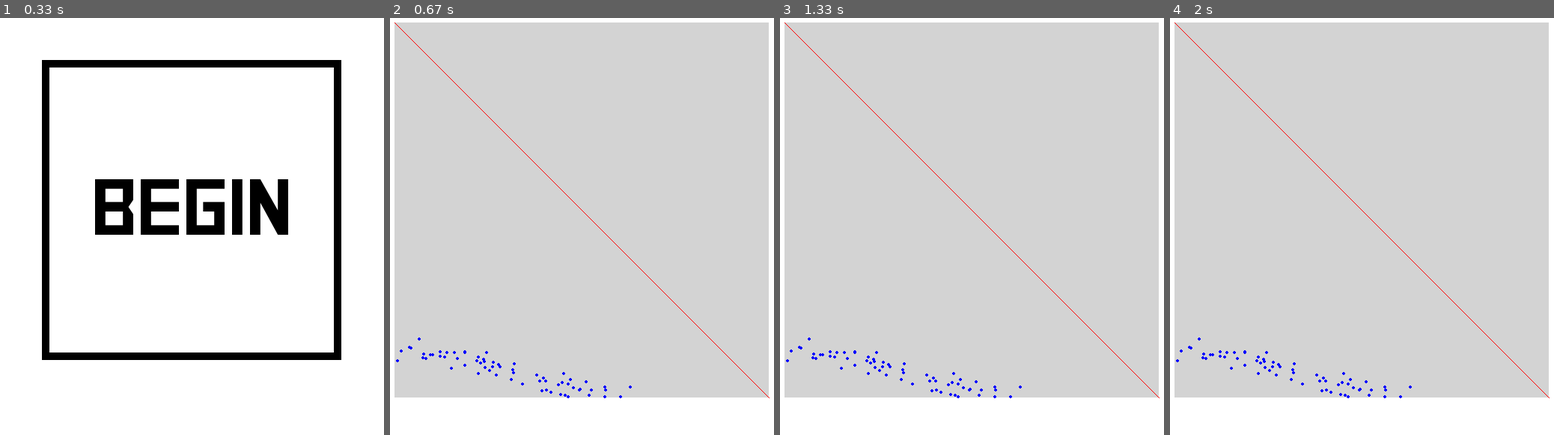
Above: before the commit, frames 1-4 (left to right).
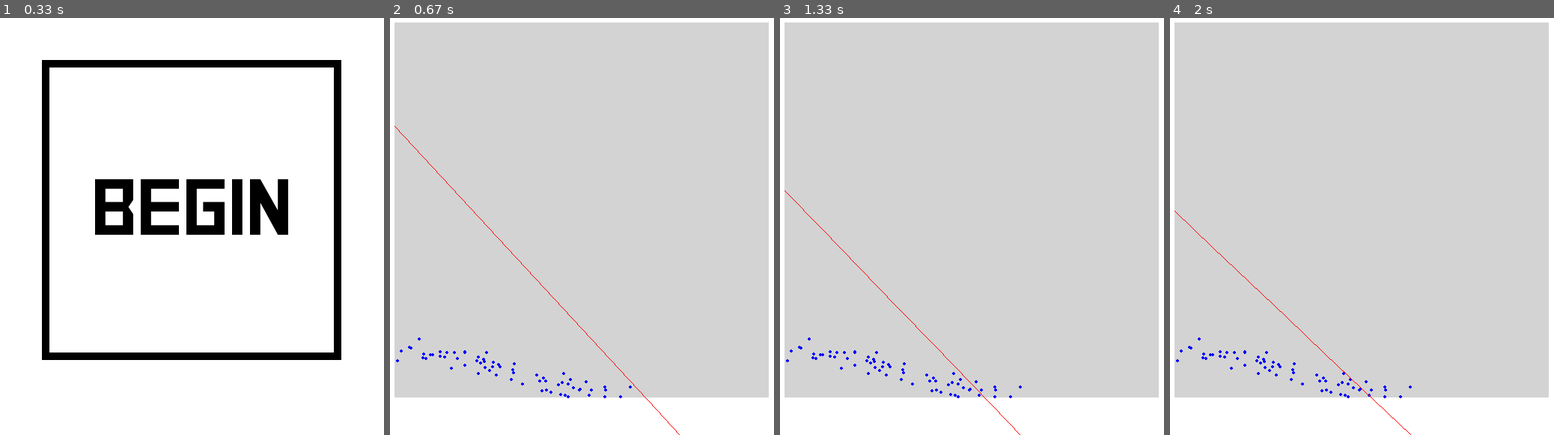
Above: after the commit, the same moments.

Repository: AndyyTaylor/Yr12Major
Game: pygame game, started from main.py
The game is run twice, just before and just after one commit, with the same random seed, the same clock (stepped at 60 frames per second) and the same inputs.
Inputs (mouse positions are in pixels of both pictures, inside the frame that each line leads up to):
- Up to frame 1 (0.33 s): no input
- Up to frame 2 (0.67 s): click (582, 209) at 0.38 s
- Up to frame 3 (1.33 s): no input
- Up to frame 4 (2 s): no input

Frame 1 is identical in both runs. In frame 2, 0.3% of the frame differs, in the area x 1-99%, y 1-100%; in frame 3, 0.3%; in frame 4, 0.3%.

Commit message:
A truly terrible implementation of linear regression

Diff:
--- a/src/ml/agents/linearregression/LinearRegression.py
+++ b/src/ml/agents/linearregression/LinearRegression.py
@@ -7,11 +7,18 @@
         self.params = np.zeros(2)
         self.params[1] = 1
 
-    def on_update(self):
-        pass
+    def on_update(self, points):
+        self.BGD(points)
 
     def on_render(self, screen, plot):
         plot.renderFunction(screen, self.func)
 
     def func(self, x):
         return self.params[1] * x + self.params[0]
+
+    def BGD(self, points):
+        bgrad = 1.0/len(points) * sum([self.func(points[i].getX()) - points[i].getY() for i in range(len(points))])
+        mgrad = 1.0/len(points) * sum([(self.func(points[i].getX()) - points[i].getY()) * points[i].getX() for i in range(len(points))])
+
+        self.params[0] -= 0.05 * bgrad
+        self.params[1] -= 0.05 * mgrad
--- a/src/ml/environments/lineardataset/MainState.py
+++ b/src/ml/environments/lineardataset/MainState.py
@@ -24,7 +24,7 @@
         pass
 
     def on_render(self, screen):
-        self.plot.on_render(screen, self.data_hander.get_points())
+        self.plot.on_render(screen, self.data_hander.get_data())
 
     def on_enter(self):
         pass
@@ -47,3 +47,6 @@
         x = random.uniform(self.x_range[0], self.x_range[1])
         y = self.params[1] * x + self.params[0] + np.random.normal(0, 0.02, 1)[0]
         return x, y
+
+    def get_data(self):
+        return self.data_hander.get_data()
--- a/src/ml/environments/utility/DataHandler.py
+++ b/src/ml/environments/utility/DataHandler.py
@@ -19,5 +19,5 @@
     def clear_data(self):
         self.data = []
 
-    def get_points(self):
+    def get_data(self):
         return self.data
--- a/src/states/Simulation.py
+++ b/src/states/Simulation.py
@@ -28,7 +28,7 @@
         pass
 
     def on_update(self, elapsed):
-        pass
+        self.agent.on_update(self.environment.get_data())
 
     def on_render(self, screen):
         self.environment.on_render(screen)
